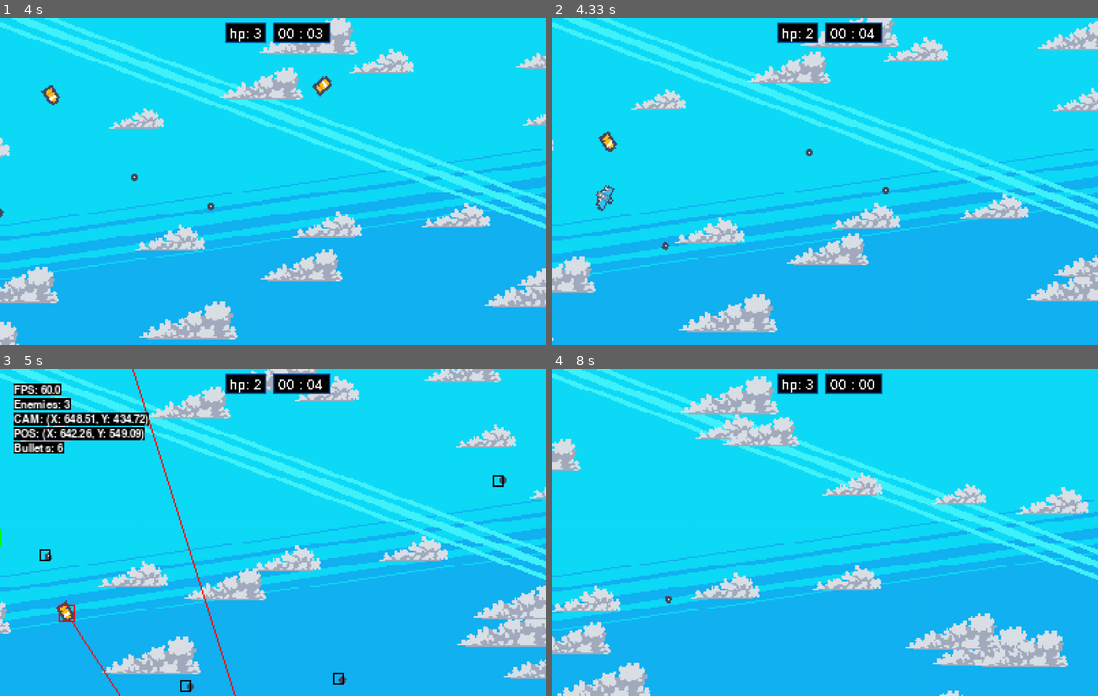
Above: before the commit, frames 1-4 (two rows, left to right).
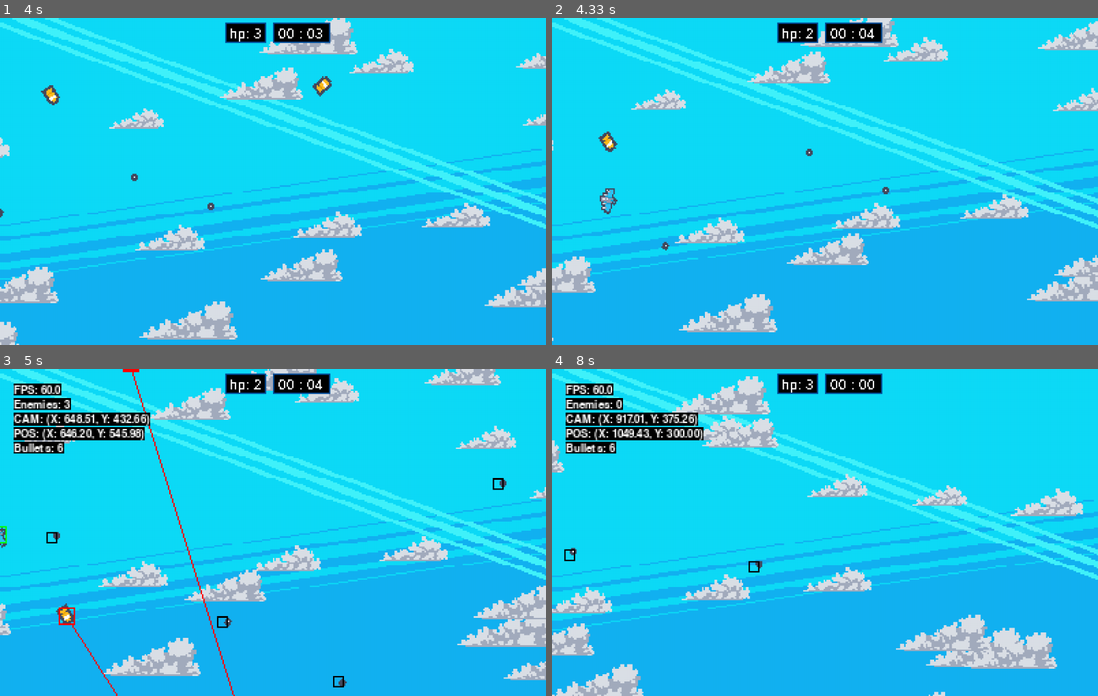
Above: after the commit, the same moments.

Repository: RodolfoFreitas0/Projeto-BIA-IA
Game: pygame game, started from mainPygame.py
Two runs of this game, one before a commit and one after it. Both use one fixed random seed, a clock stepped at 60 frames per second and the inputs below.
Inputs:
- Up to frame 1 (4 s): hold Right 0.33-0.8 s; hold Up 0.83-1.13 s; hold Right 1.17-1.63 s; hold Left 1.67-2.2 s; tap B at 1.82, 3.48 s; hold Down 2.23-2.53 s; tap Space at 2.57, 2.97, 3.27, 3.4, 3.8 s; hold Left 2.9-3.3 s; hold Up 3.33-3.7 s; hold Right from 3.73 s (still down)
- Up to frame 2 (4.33 s): keep holding Right; tap Space at 4.1 s
- Up to frame 3 (5 s): release Right at 4.37 s; hold Down 4.4-4.77 s; tap Space at 4.47, 4.87 s; hold Left from 4.8 s (still down); tap B at 4.95 s
- Up to frame 4 (8 s): tap Space at 5.17, 5.37, 5.67, 5.87, 6.2, 6.5, 6.7, 7, 7.27, 7.6, 7.9 s; release Left at 5.27 s; hold Right 5.3-5.77 s; hold Up 5.8-6.1 s; hold Right 6.13-6.6 s; tap B at 6.28, 7.68 s; hold Left 6.63-7.17 s; hold Down 7.2-7.5 s; hold Left 7.53-7.93 s; hold Up from 7.97 s (still down)

Frame 1 is identical in both runs. In frame 2, 0.2% of the frame differs, in the area x 8-12%, y 51-60%; in frame 3, 3.8%; in frame 4, 12%, in the area x 0-99%, y 2-100%.

Commit message:
Logic and Render Separation - (Done)

Diff:
--- a/mainPygame.py
+++ b/mainPygame.py
@@ -1,4 +1,5 @@
 import pygame
+import time
 
 from scripts.entities import Player
 from scripts.entities import Bullet, BulletManager
@@ -6,6 +7,7 @@
 
 from scripts.utills import load_img, load_imgs
 from scripts.utills import Debug
+from scripts.utills import SimpleClock
 
 from scripts.visuals import Clouds
 
@@ -19,53 +21,54 @@
 class PygameGame:
     def __init__(self):
 
-        pygame.init()
-        pygame.display.set_caption(settings.CAPTION)
-        self.screen = pygame.display.set_mode((settings.WINDOW_WIDTH, settings.WINDOW_HEIGHT))
-        # pygame.display.toggle_fullscreen()
-        self.display = pygame.Surface(settings.DISPLAY_SIZE)
+        if settings.PYGAME_MODE:
+            pygame.init()
+            pygame.display.set_caption(settings.CAPTION)
+            self.screen = pygame.display.set_mode((settings.WINDOW_WIDTH, settings.WINDOW_HEIGHT))
+            # pygame.display.toggle_fullscreen()
+            self.display = pygame.Surface(settings.DISPLAY_SIZE)
+            self.clock = pygame.time.Clock()
+        else:
+            self.screen = None
+            self.display = None
+            self.clock = SimpleClock()
 
         self.game_active = True
         self.running = True
 
-        self.clock = pygame.time.Clock()
-
-        self.display_width = self.display.get_width()
-        self.display_height = self.display.get_height()
+        self.display_width = settings.DISPLAY_SIZE[0]
+        self.display_height = settings.DISPLAY_SIZE[1]
 
         self.inputCTRL = InputController()
 
         # Carregar assets
-        self.assets = {
-            "player": pygame.transform.rotate(load_img("kenney_pixelshmup/Ships/Ship_0000.png"), 0),
-            "enemy": pygame.transform.rotate(load_img("kenney_pixelshmup/Tiles/tile_0012.png"), 0),
-            "bullet": pygame.transform.rotate(load_img("kenney_pixelshmup/Tiles/tile_0009.png"), 0),
-            "background": load_img("background.png"),
-            "clouds": load_imgs("clouds")
-        }
+        if settings.PYGAME_MODE:
+            self.assets = {
+                "player": pygame.transform.rotate(load_img("kenney_pixelshmup/Ships/Ship_0000.png"), 0),
+                "enemy": pygame.transform.rotate(load_img("kenney_pixelshmup/Tiles/tile_0012.png"), 0),
+                "bullet": pygame.transform.rotate(load_img("kenney_pixelshmup/Tiles/tile_0009.png"), 0),
+                "background": load_img("background.png"),
+                "clouds": load_imgs("clouds")
+            }
+            self.assets["background"] = pygame.transform.scale(self.assets["background"], settings.DISPLAY_SIZE)
+        else:
+            self.assets = {}
 
-        self.assets["background"] = pygame.transform.scale(self.assets["background"], settings.DISPLAY_SIZE)
+        self.enemy_manager = EnemyManager()
+        self.bullet_manager = BulletManager(self.enemy_manager.enemies)
+        self.player = Player(self, settings.PLAYER_START_POS, settings.PLAYER_SPEED)
 
-        #Spawn dos inimigos
-        self.enemy_manager = EnemyManager()
-        pygame.time.set_timer(settings.SPAWN_EVENT, settings.SPAWN_TIME)
-
+        self.HUD = HUD(self)
+        self.CAM = Camera(self.player, (self.display_width, self.display_height))
+        self.clouds = Clouds(self.assets["clouds"], settings.CLOUD_COUNT) if settings.PYGAME_MODE else None
+        self.scroll = [0, 0]
+        self.cooldown = 100
         self.score = 0
         self.highscore = 0
-        pygame.time.set_timer(settings.SCORE_EVENT, settings.SCORE_TIME)
 
-        self.clouds = Clouds(self.assets["clouds"], settings.CLOUD_COUNT)
-
-        self.player = Player(self, settings.PLAYER_START_POS, settings.PLAYER_SPEED)
-        self.player.width = self.assets["player"].get_width()
-
-        self.bullet_manager = BulletManager(self.enemy_manager.enemies)
-
-        self.HUD = HUD(self)
-
-        self.CAM = Camera(self.player, (self.display_width, self.display_height))
-        self.scroll = [0, 0]
-        self.cooldown = 100
+        if settings.PYGAME_MODE:
+            pygame.time.set_timer(settings.SPAWN_EVENT, settings.SPAWN_TIME)
+            pygame.time.set_timer(settings.SCORE_EVENT, settings.SCORE_TIME)
 
     def reset(self):
         self.enemy_manager.enemies.clear()
@@ -94,13 +97,15 @@
                 if settings.PYGAME_MODE:
                     self.display.blit(self.assets["background"], (0, 0))
 
-                self.clouds.update()
-                self.clouds.render(self.display, offset=self.render_scroll)
+                if settings.PYGAME_MODE:
+                    self.clouds.update()
+                    self.clouds.render(self.display, offset=self.render_scroll)
+
 
                 rotation = self.inputCTRL.rotation_value()
 
                 player_screen_x = self.player.pos[0] - self.render_scroll[0]
-                if player_screen_x + self.player.width + 40 < 0:
+                if player_screen_x + 80 < 0:
                     print("Saiu da tela")
                     self.player.HP -= 1
                     self.player.pos[0] = self.render_scroll[0] + 40
@@ -134,17 +139,14 @@
                 self.HUD.draw_hp(self.display)
 
             else:
-                handle_events(self, self.inputCTRL)
 
-                self.scroll[0] += (self.player.rect().centerx - self.display.get_width() / 2 - self.scroll[0])
+                self.scroll[0] += (self.player.rect().centerx - self.display_width / 2 - self.scroll[0])
 
                 if settings.PYGAME_MODE:
                     self.display.blit(self.assets["background"], (0, 0))
-
-                self.clouds.render(self.display, offset=self.render_scroll)
-
-                self.HUD.draw_gameover(self.display)
-                self.HUD.draw_highscore(self.display)
+                    self.clouds.render(self.display, offset=self.render_scroll)
+                    self.HUD.draw_gameover(self.display)
+                    self.HUD.draw_highscore(self.display)
 
             if settings.DEBUG_MODE and settings.PYGAME_MODE:
                 Debug(f"FPS: {self.clock.get_fps():.1f}", 10, 10, self.display)
@@ -157,7 +159,13 @@
                 pygame.display.update()
                 self.clock.tick(60)
             else:
-                pass
+                self.clock.tick(60)
+                if settings.DEBUG_MODE:
+                    print(f"Fps: {self.clock.get_fps():.1f}")
+                    print(f"POS: (X: {self.player.pos[0]:.2f}, Y: {self.player.pos[1]:.2f})")
+                    print(f"Hp: {self.player.HP}")
+
+                    settings.DEBUG_MODE == False
 
 def __main__():
     game = PygameGame()
--- a/scripts/utills/__init__.py
+++ b/scripts/utills/__init__.py
@@ -1,4 +1,5 @@
 from .debug import Debug
 from .loader import load_img, load_imgs
+from .clock import SimpleClock
 
-__all__ = ["Debug", "load_img", "load_imgs"]
+__all__ = ["Debug", "load_img", "load_imgs", "SimpleClock"]
--- /dev/null
+++ b/scripts/utills/clock.py
@@ -0,0 +1,35 @@
+import time
+
+class SimpleClock():
+    def __init__(self):
+        self.last_time = time.time()
+        self.fps = 0.0
+
+    def tick(self, fps_target):
+        current_time = time.time()
+        elapsed = current_time - self.last_time
+        frame_duration = 1 / fps_target
+
+        sleep_time = max(0.0, frame_duration - elapsed)
+        time.sleep(sleep_time)
+
+        self.last_time = time.time()
+        total_frame_time = self.last_time - current_time
+
+        if total_frame_time > 0:
+            self.fps = 1 / total_frame_time
+        else:
+            self.fps = fps_target
+
+        # print(f"Frame Duration: {frame_duration}")
+        # print(f"Fps: {self.fps}")
+        # print(f"Fps Target: {fps_target}")
+        # print(f"Sleep Time: {sleep_time}")
+        # print(f"Elapsed: {elapsed}")
+        # print(f"{frame_duration - elapsed}")
+        # print(f"Total: {total_frame_time}")
+
+        return total_frame_time
+
+    def get_fps(self):
+        return self.fps
